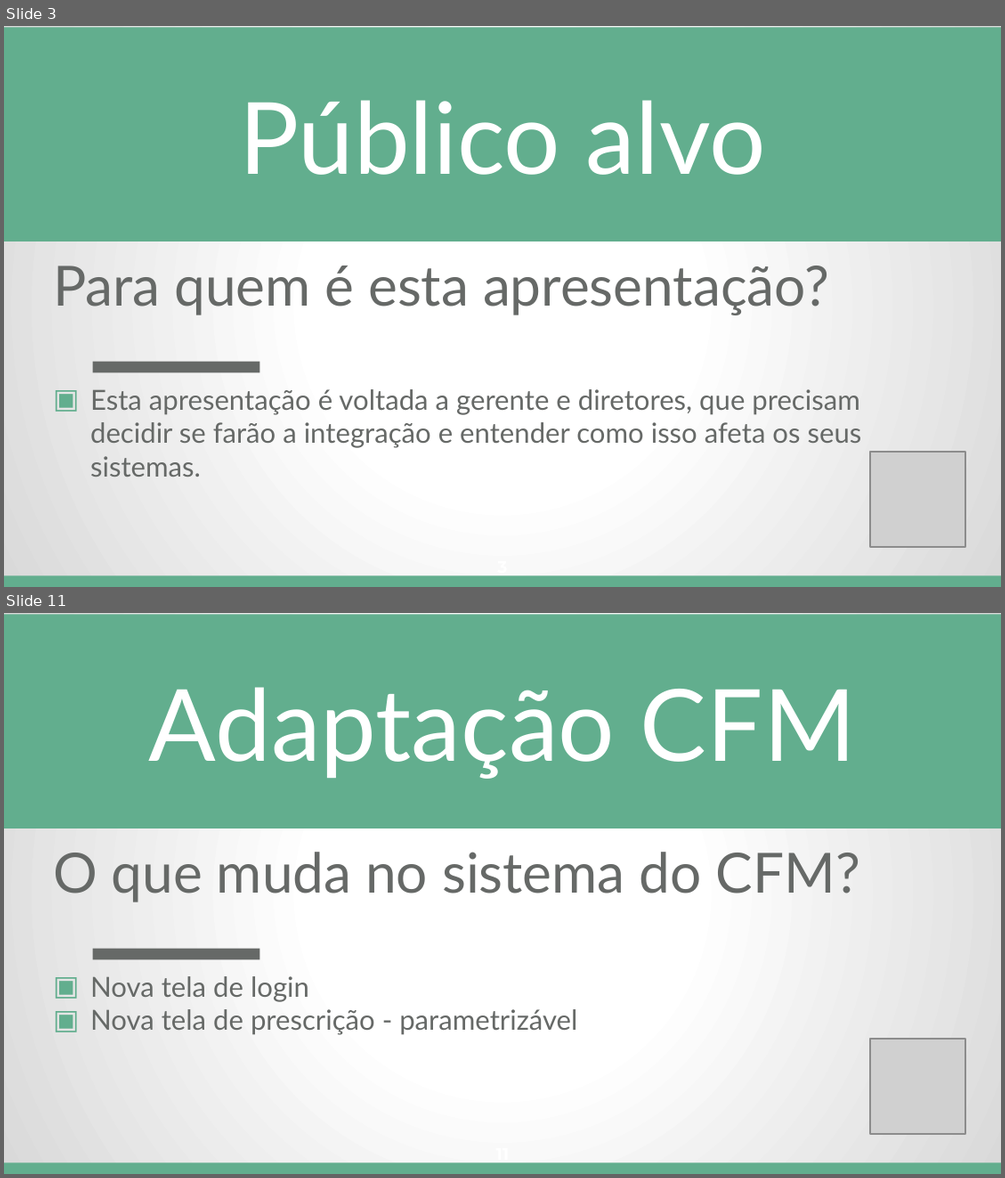
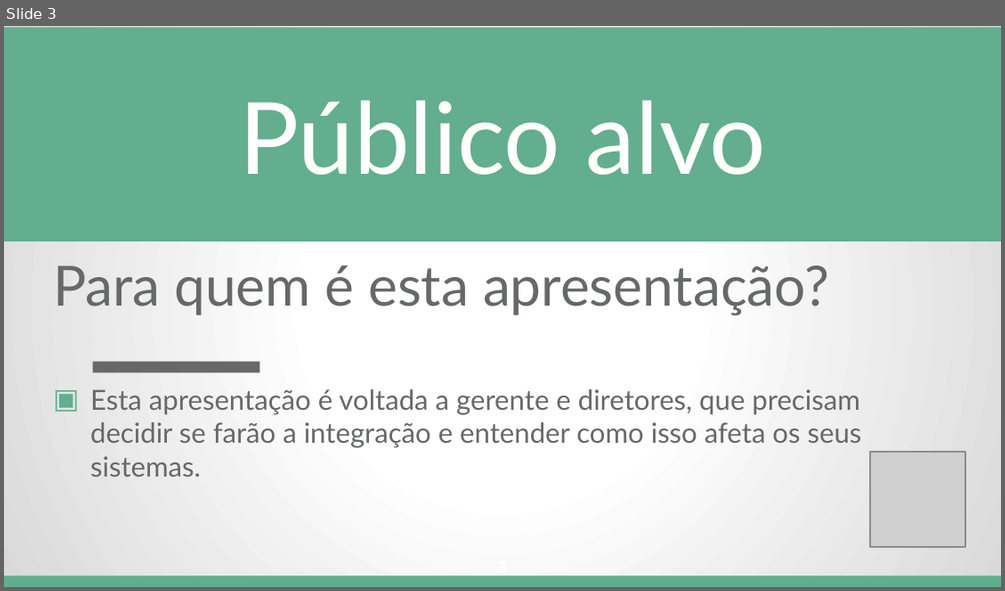
Before and after one commit to Conselho-Federal-de-Medicina/integracao-prescricao-cfm, a slide deck: docs/apresentacao/Integracao_com_a_Prescricao_Eletronica_do_CFM.pptx. Shown one above the other, each under a label of ours: slides 3 and 11 before the commit, slide 3 after it; the slides between them are not shown. The pictures are 1005x1178 and 1005x591 pixels, drawn with LibreOffice and Linux fonts; fonts in the diff are those of the drawing; grey boxes stand for pictures. Boxes give left, top, right and bottom in pixels: in the first picture for what was removed or moved away, otherwise in the second. Text is boxed around its words. In the diff, an @@ line names an element or a change of style, - is before the commit and + after.

```diff
--- a/docs/apresentacao/Integracao_com_a_Prescricao_Eletronica_do_CFM.pptx
+++ b/docs/apresentacao/Integracao_com_a_Prescricao_Eletronica_do_CFM.pptx
@@ slide 11 removed at box(4, 613, 1001, 1174), background gradient #FFFFFF to #D9D9D9 to #B3B3B3; not listed: 1 template element that a slide beside it also shows @@
@@ rectangle removed at box(4, 614, 1001, 828) @@
@@ title removed at box(149, 687, 856, 779) @@
-Adaptação CFM
@@ subtitle removed at box(53, 852, 860, 902) @@
-O que muda no sistema do CFM?
@@ rectangle removed at box(93, 948, 260, 959) @@
@@ text removed at box(90, 976, 577, 1035) @@
-▣ Nova tela de login
-▣ Nova tela de prescrição - parametrizável
@@ picture removed at box(870, 1038, 966, 1135) @@
@@ page number removed at box(496, 1162, 510, 1165) @@
-11
```
Also in this commit, not shown: 10 slides changed, 3 other slides removed.
